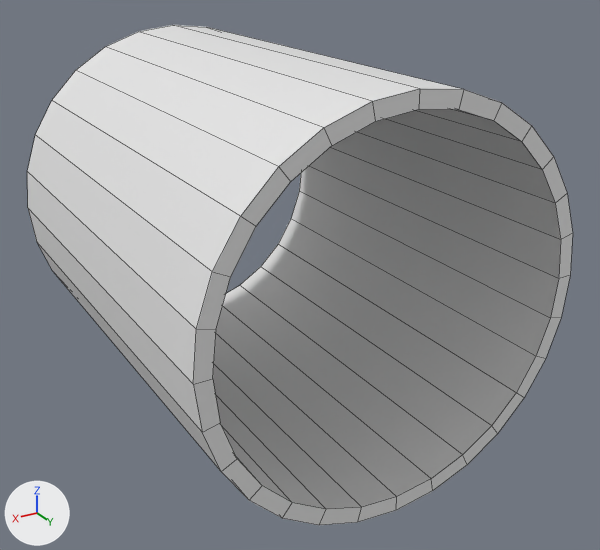
The OBJ model src/cuadc_sim/models/cuadc_tube/meshes/tube_d250_h300.obj, before and after one commit.
Both versions are drawn from a camera (50 mm lens) standing at (0.256, 0.315, 0.2) and looking at (-0.012, -0.131, -0.023). Lighting does not change. The marker at lower left points along +X, +Y and +Z. The picture after the commit comes second. Mesh edges are drawn as thin lines. Where no turn or scale is listed for an object, it has been applied to the vertices.

The first picture shows 'tube_d250_h300'.
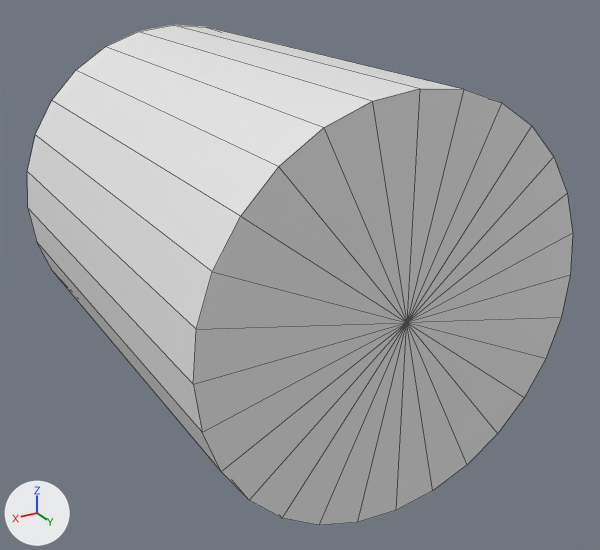
Patch to the scene script:
```diff
--- a/src/cuadc_sim/models/cuadc_tube/meshes/tube_d250_h300.obj.py
+++ b/src/cuadc_sim/models/cuadc_tube/meshes/tube_d250_h300.obj.py
@@ me_tube_d250_h300 @@
 # used by ob_tube_d250_h300; location = (0.0, 0.0, 0.0)
-me_tube_d250_h300.from_pydata(...)  # 112 vertices, 84 faces; spans x -0.125..0.125, y -0.3..0.0, z -0.125..0.125
+me_tube_d250_h300.from_pydata(...)  # 114 vertices, 140 faces; spans x -0.125..0.125, y -0.3..0.0, z -0.125..0.125
+# me_tube_d250_h300 part 1
+# 28 faces are deleted
+# 28 vertices in x -0.115..0.115, y 0.0, z -0.115..0.115 move by (0.0, -0.01, 0.0)
+# 2 vertices are added at (0.0, 0.0, 0.0), (0.0, -0.01, 0.0)
+# 84 new faces join them
```

Where the change shows, as pixel boxes (x1, y1, x2, y2) in the pictures (600 x 550 px; the box of a moved part takes in the faces that stretch with it):
part 1 of me_tube_d250_h300, moved or reshaped: (209, 105, 565, 512) in both
